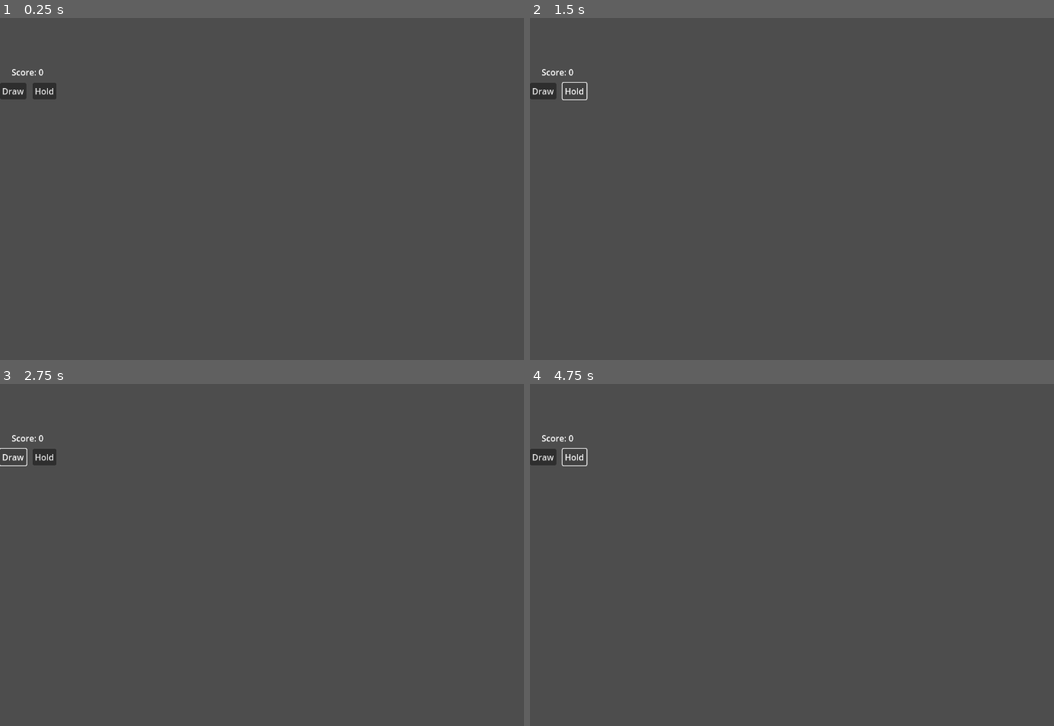
Above: before the commit, frames 1-4 (two rows, left to right).
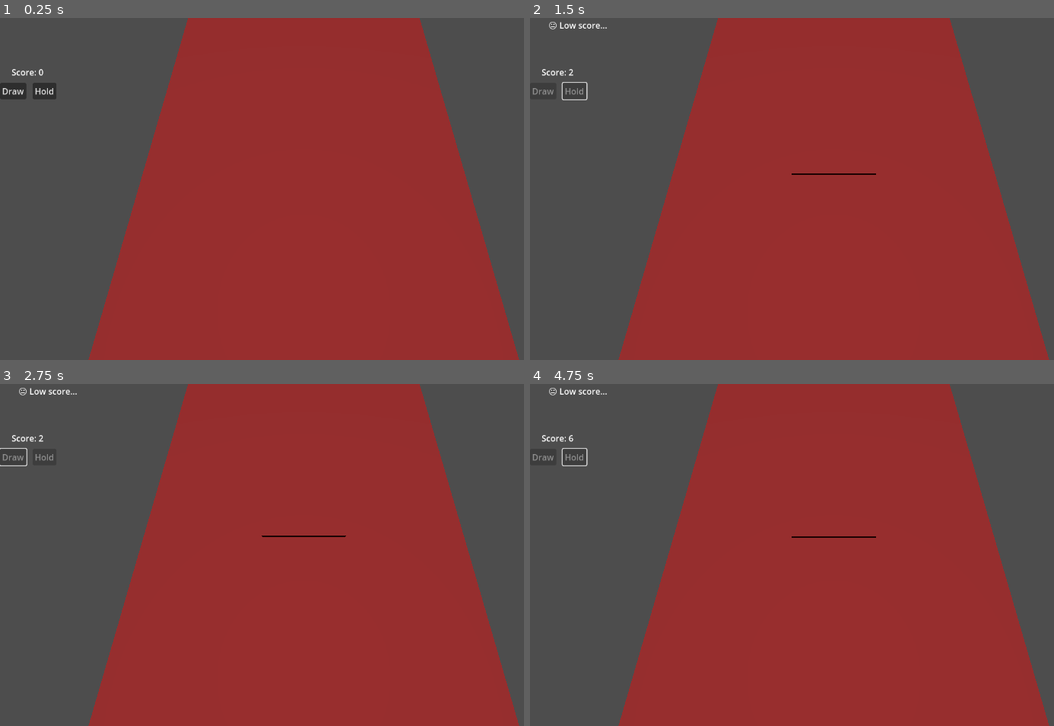
Above: after the commit, the same moments.

Repository: szefer-piotr/mobile_game
Game: Godot game, scene res://Main.tscn
The game is run twice, just before and just after one commit, with the same random seed, the same clock (stepped at 60 frames per second) and the same inputs. Before the commit the project has no main scene; this scene is started directly in both runs.
Inputs (mouse positions are in pixels of both pictures, inside the frame that each line leads up to):
- Up to frame 1 (0.25 s): no input
- Up to frame 2 (1.5 s): click "Draw" at 0.5 s; click "Hold" at 1.25 s
- Up to frame 3 (2.75 s): click (15, 455) at 2 s, where only the run before the commit has a clickable "Draw"
- Up to frame 4 (4.75 s): click (577, 455) at 2.75 s, where only the run before the commit has a clickable "Hold"; click "Draw" at 3.5 s; click "Hold" at 4.25 s

The runs differ from the first frame. In frame 1, 63% of the frame differs, in the area x 16-100%, y 0-100%; in frame 2, 63%; in frame 3, 63%, in the area x 0-100%, y 0-100%; in frame 4, 63%.

Commit message:
Cards slide to the main scene.

Diff:
--- a/Card3D.gd
+++ b/Card3D.gd
@@ -4,8 +4,8 @@
 @export var target_position: Vector3
 
 func _ready():
-	# Optional: show number with Label3D if needed
-	pass
+	set_process(true)
+	print("Card ready. Value:", value, " Start pos:", global_position, " Target:", target_position)
 
 func _process(delta):
 	global_position = global_position.lerp(target_position, delta * 5.0)
--- a/Main.tscn
+++ b/Main.tscn
@@ -1,17 +1,28 @@
-[gd_scene load_steps=2 format=3 uid="uid://dcrd14o24qurl"]
+[gd_scene load_steps=3 format=3 uid="uid://dcrd14o24qurl"]
 
 [ext_resource type="Script" uid="uid://byg21kjff3r27" path="res://Main.gd" id="1_glv2v"]
+
+[sub_resource type="BoxMesh" id="BoxMesh_glv2v"]
 
 [node name="Main" type="Node3D"]
 script = ExtResource("1_glv2v")
 
-[node name="Table" type="StaticBody3D" parent="."]
+[node name="Table" type="MeshInstance3D" parent="."]
+transform = Transform3D(2.5, 0, 0, 0, 0.1, 0, 0, 0, 5, 0, -0.0595465, 0)
+mesh = SubResource("BoxMesh_glv2v")
 
 [node name="CardSpawn" type="Marker3D" parent="."]
+transform = Transform3D(1, 0, 0, 0, 1, 0, 0, 0, 1, -0.0224791, 0, 3.97176)
 
 [node name="CardRow" type="Node3D" parent="."]
+transform = Transform3D(1, 0, 0, 0, 1, 0, 0, 0, 1, 0, 0.122254, 0)
 
 [node name="Camera3D" type="Camera3D" parent="."]
+transform = Transform3D(1, 0, 0, 0, 0.364958, 0.931024, 0, -0.931024, 0.364958, 0, 1.5544, 1.20447)
+
+[node name="DirectionalLight3D" type="DirectionalLight3D" parent="."]
+transform = Transform3D(0.873636, 0.486579, 0, -0.0176858, 0.0317542, 0.999339, 0.486258, -0.873059, 0.0363472, -2.87101, 3.31518, 0)
+light_color = Color(1, 0.33, 0.33, 1)
 
 [node name="CanvasLayer" type="CanvasLayer" parent="."]
 
@@ -27,12 +38,6 @@
 offset_top = -20.0
 offset_right = 145.0
 offset_bottom = 3.0
-
-[node name="CardContainer" type="HBoxContainer" parent="CanvasLayer"]
-offset_left = 19.0
-offset_top = 50.0
-offset_right = 92.0
-offset_bottom = 90.0
 
 [node name="DrawButton" type="Button" parent="CanvasLayer"]
 offset_top = 123.0
@@ -57,3 +62,6 @@
 [node name="RestartTimer" type="Timer" parent="CanvasLayer"]
 wait_time = 1.5
 one_shot = true
+
+[connection signal="pressed" from="CanvasLayer/DrawButton" to="." method="_on_DrawButton_pressed"]
+[connection signal="pressed" from="CanvasLayer/HoldButton" to="." method="_on_HoldButton_pressed"]
--- a/project.godot
+++ b/project.godot
@@ -11,6 +11,7 @@
 [application]
 
 config/name="casino_game"
+run/main_scene="uid://dcrd14o24qurl"
 config/features=PackedStringArray("4.4", "Mobile")
 config/icon="res://icon.svg"
 
